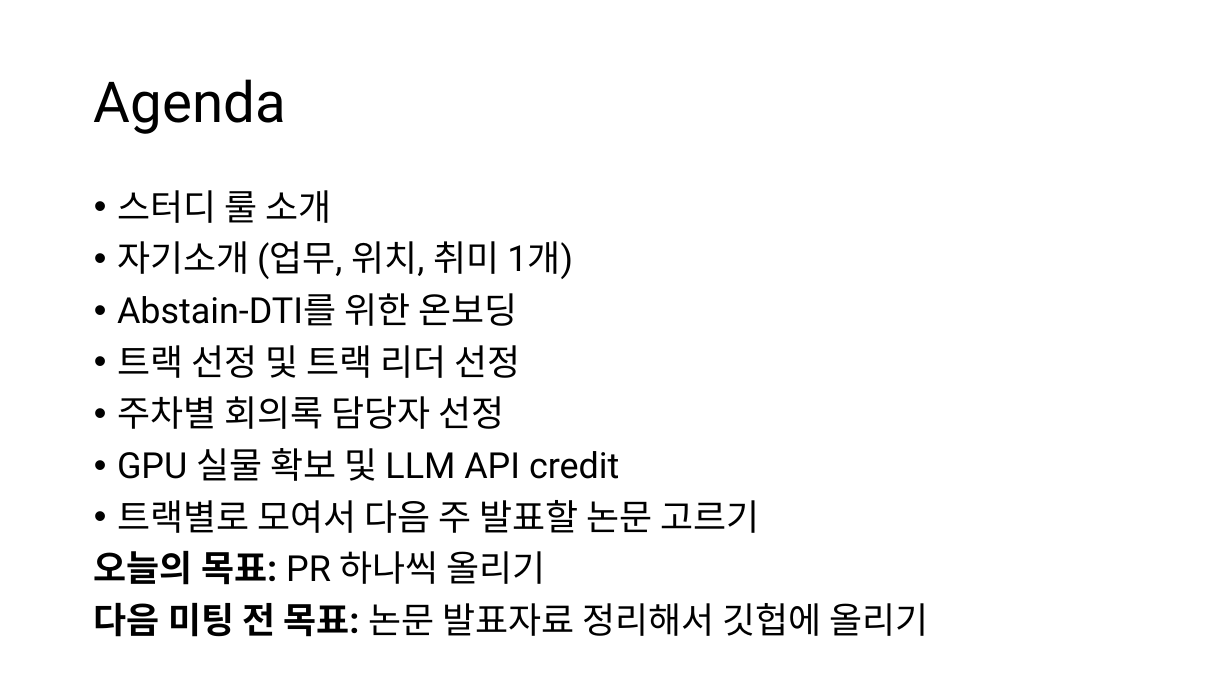
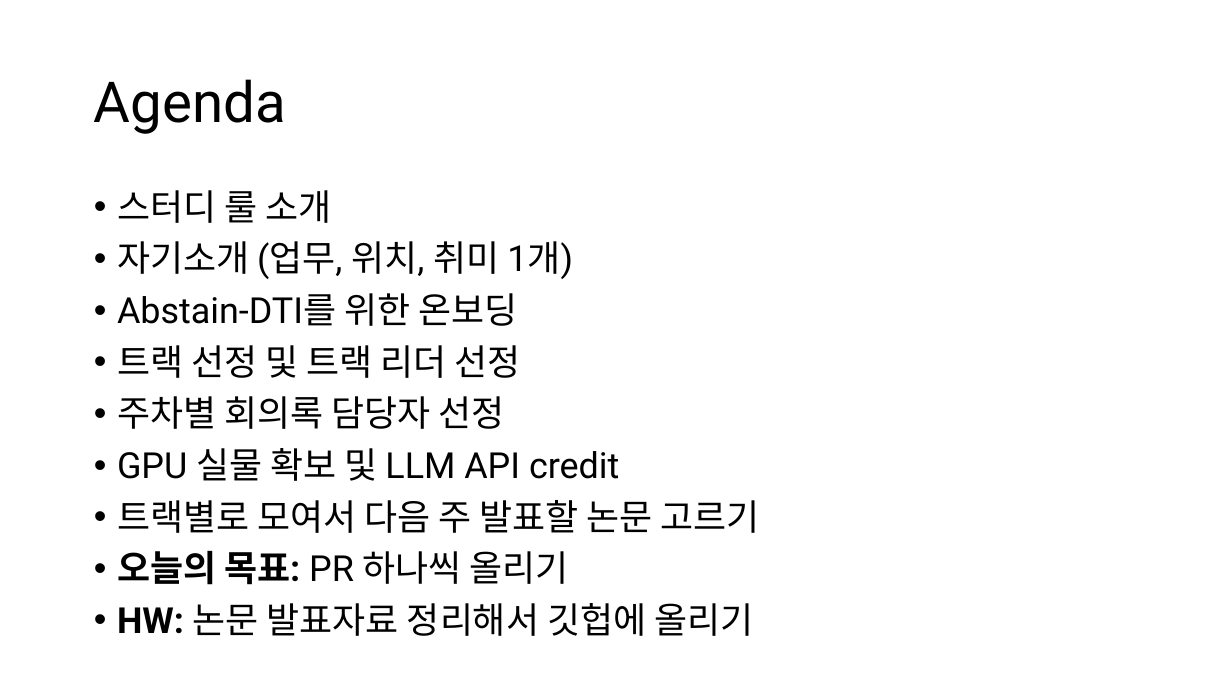
Before and after one commit to Pseudo-Lab/abstain-dti, a slide deck: slide 2 of docs/weekly/w01/w01.pptx. Drawn at 1232x693 pixels with LibreOffice and Linux fonts; fonts in the diff are those of the drawing. Boxes give left, top, right and bottom in pixels: in the first picture for what was removed or moved away, otherwise in the second. Text is boxed around its words. In the diff, an @@ line names an element or a change of style, - is before the commit and + after.

```diff
--- a/docs/weekly/w01/w01.pptx
+++ b/docs/weekly/w01/w01.pptx
@@ text at (117,551,569,585): bullet none to • @@
@@ text at (117,603,753,636): text changed @@
-다음 미팅 전 목표: 논문 발표자료 정리해서 깃헙에 올리기
+• HW: 논문 발표자료 정리해서 깃헙에 올리기
```
Also in this commit, not shown: 5 other slides changed, 4 slides added, 2 slides removed, 3 other files.
